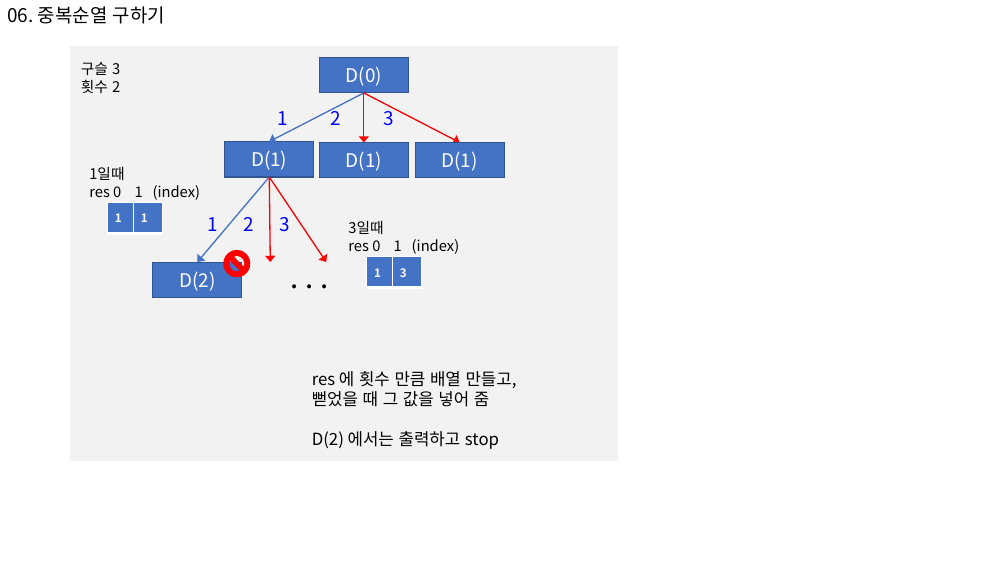
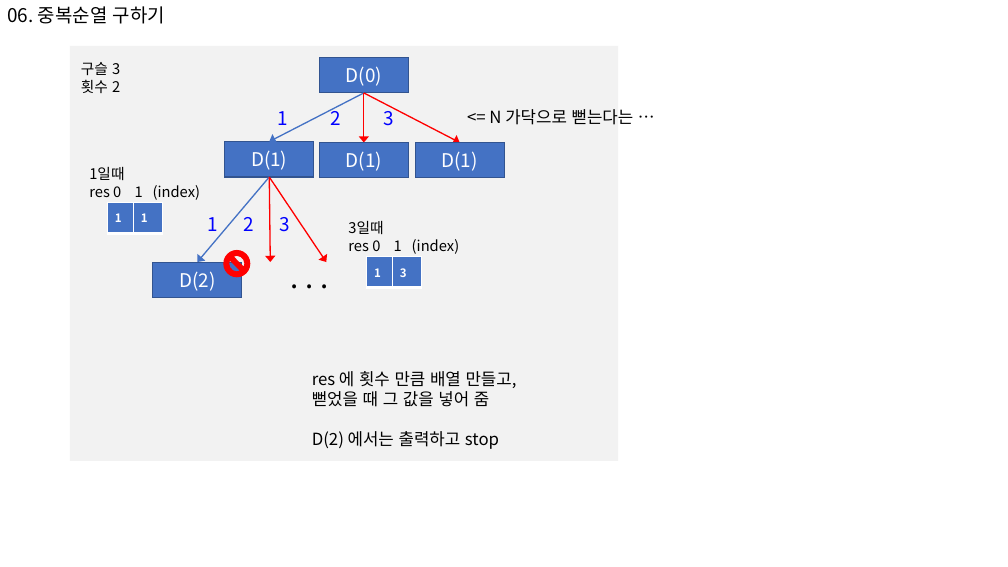
Before and after one commit to s-jinipark/pythonTest, a slide deck: slide 3 of inf-learn/section6/연습/인프런_코딩_section6.pptx. Drawn at 1008x567 pixels with LibreOffice and Linux fonts; fonts in the diff are those of the drawing. Boxes give left, top, right and bottom in pixels: in the first picture for what was removed or moved away, otherwise in the second. Text is boxed around its words. In the diff, an @@ line names an element or a change of style, - is before the commit and + after.

```diff
--- a/inf-learn/section6/연습/인프런_코딩_section6.pptx
+++ b/inf-learn/section6/연습/인프런_코딩_section6.pptx
@@ text added at (489, 109, 634, 125), 16 pt, text #000000 @@
+<= N 가닥으로 뻗는다는 …
```
Also in this commit, not shown: 4 other slides changed, 25 other files.
